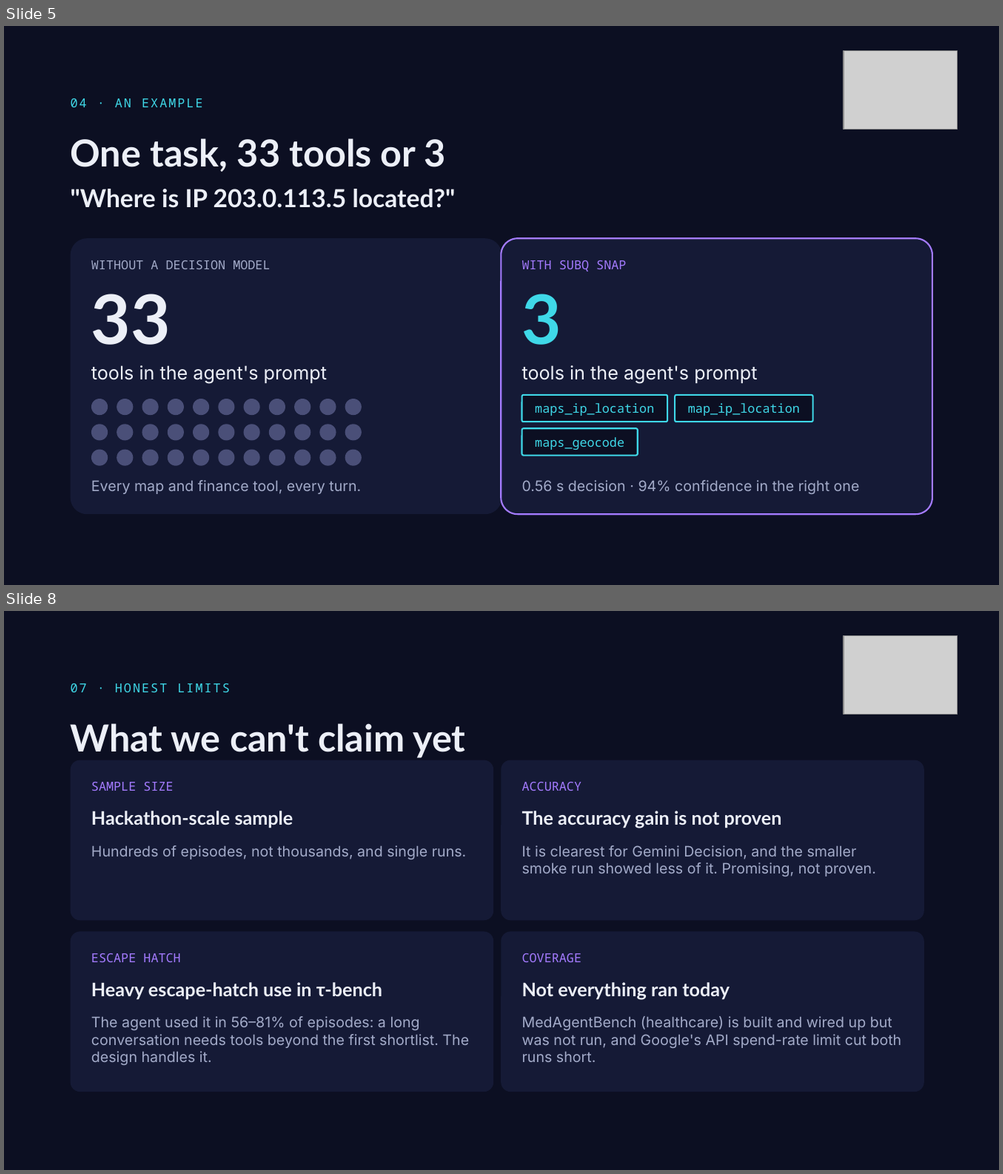
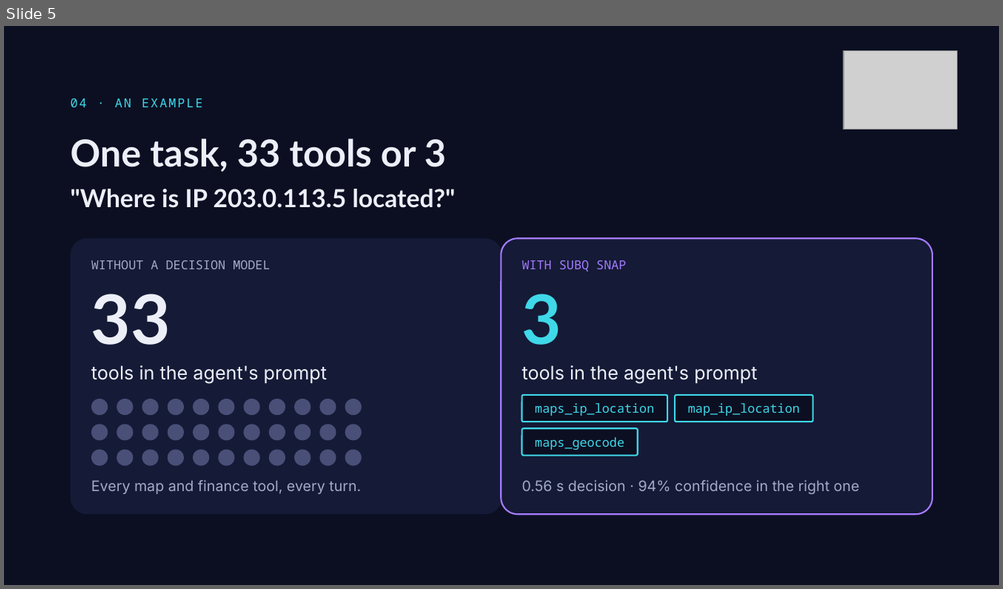
Before and after one commit to BaoTNguyen/jev-test, a slide deck: Jev Decision Benchmark.pptx. Shown one above the other, each under a label of ours: slides 5 and 8 before the commit, slide 5 after it; the slides between them are not shown. The pictures are 1003x1174 and 1003x589 pixels, drawn with LibreOffice and Linux fonts; fonts in the diff are those of the drawing; grey boxes stand for pictures. Boxes give left, top, right and bottom in pixels: in the first picture for what was removed or moved away, otherwise in the second. Text is boxed around its words. In the diff, an @@ line names an element or a change of style, - is before the commit and + after.

```diff
--- a/Jev Decision Benchmark.pptx
+++ b/Jev Decision Benchmark.pptx
@@ slide 8 removed at [4, 611, 999, 1170], background #0C0F22 @@
@@ picture removed at [843, 635, 958, 714] @@
@@ text removed at [71, 684, 229, 692] @@
-07 · HONEST LIMITS
@@ title removed at [71, 723, 465, 758] @@
-What we can't claim yet
@@ rounded rectangle removed at [71, 760, 493, 920] @@
@@ rounded rectangle removed at [501, 760, 924, 920] @@
@@ text removed at [91, 782, 173, 791] @@
-SAMPLE SIZE
@@ text removed at [522, 782, 582, 791] @@
-ACCURACY
@@ text removed at [91, 811, 293, 828] @@
-Hackathon-scale sample
@@ text removed at [522, 811, 782, 828] @@
-The accuracy gain is not proven
@@ text removed at [91, 846, 466, 860] @@
-Hundreds of episodes, not thousands, and single runs.
@@ text removed at [522, 846, 876, 877] @@
-It is clearest for Gemini Decision, and the smaller smoke run showed less of it. Promising, not proven.
@@ rounded rectangle removed at [71, 932, 493, 1092] @@
@@ rounded rectangle removed at [501, 932, 924, 1092] @@
@@ text removed at [91, 954, 180, 963] @@
-ESCAPE HATCH
@@ text removed at [522, 954, 582, 963] @@
-COVERAGE
@@ text removed at [91, 982, 382, 999] @@
-Heavy escape-hatch use in τ-bench
@@ text removed at [522, 982, 729, 999] @@
-Not everything ran today
@@ text removed at [91, 1017, 469, 1065] @@
-The agent used it in 56–81% of episodes: a long conversation needs tools beyond the first shortlist. The design handles it.
@@ text removed at [522, 1017, 902, 1062] @@
-MedAgentBench (healthcare) is built and wired up but was not run, and Google's API spend-rate limit cut both runs short.
```
Also in this commit, not shown: 1 slide changed, 2 other slides removed, 2 other files.
